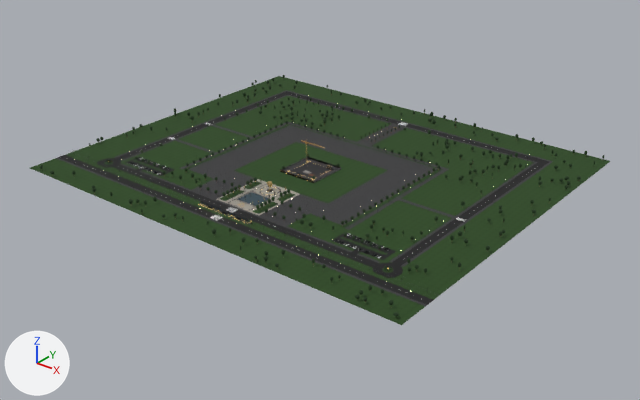
An edit to the Blender file assets-src/blend/site.blend, drawn before and after from the same camera.
Before and after are seen from a 50 mm camera at (687.0, -839.0, 481.0) aimed at (15.0, 0.0, -39.0). Lighting does not change. The marker at lower left points along +X, +Y and +Z. The older version comes first.

Names of what the first picture shows: 'asphalt_site', 'foliage_site', 'granite_light_site', 'lawn_site', 'paving_plot_empty', 'paving_site' and 10 more.
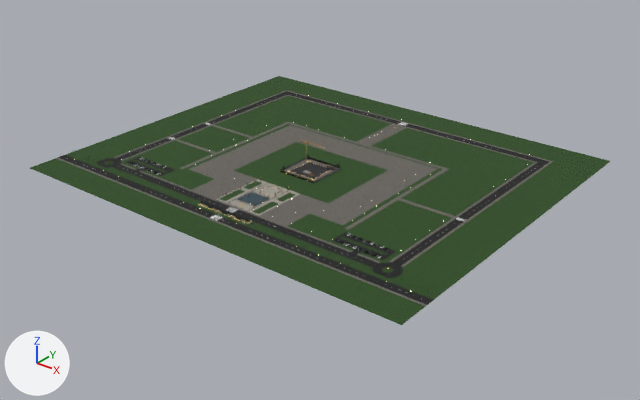
What differs and where, as boxes (x1, y1, x2, y2) in the pictures (640 x 400 px):
'paving_site', recoloured: (56, 90, 553, 306) in both
'foliage_site', deleted: before (40, 75, 604, 317)
'paving_plot_empty', recoloured (lighter): (283, 159, 337, 181) in both

The change, as a diff of the scene's bpy script:
```diff
--- a/assets-src/blend/site.blend.py
+++ b/assets-src/blend/site.blend.py
@@ img_esplanade_n @@
+img_esplanade_n = load_image('esplanade_n', '_unpacked/esplanade_n', 1024, 1024, 'Non-Color')
@@ img_esplanade @@
+img_esplanade = load_image('esplanade', '_unpacked/esplanade', 1024, 1024, 'sRGB')
@@ mat_paving_001 @@
+mat_paving_001 = bpy.data.materials.new('paving.001')
+# uses the picture img_esplanade
+# uses the picture img_esplanade_n
@@ me_paving_site @@
 me_paving_site.from_pydata(...)  # 200 vertices, 150 faces; spans x -300.0..300.0, y -188.0..230.0, z 0.0
-me_paving_site.materials.append(mat_paving)  # picture img_paving
+me_paving_site.materials.append(mat_paving_001)
@@ me_paving_plot_empty @@
 me_paving_plot_empty.from_pydata(...)  # 8 vertices, 6 faces; spans x -29.0..29.0, y -29.0..29.0, z 0.0..0.1
-me_paving_plot_empty.materials.append(mat_paving)  # picture img_paving
+me_paving_plot_empty.materials.append(mat_paving_001)
@@ ob_foliage_site @@
-ob_foliage_site = bpy.data.objects.new('foliage_site', me_foliage_site)
-ob_foliage_site.location = (0.0, 0.0, 0.0)
```
